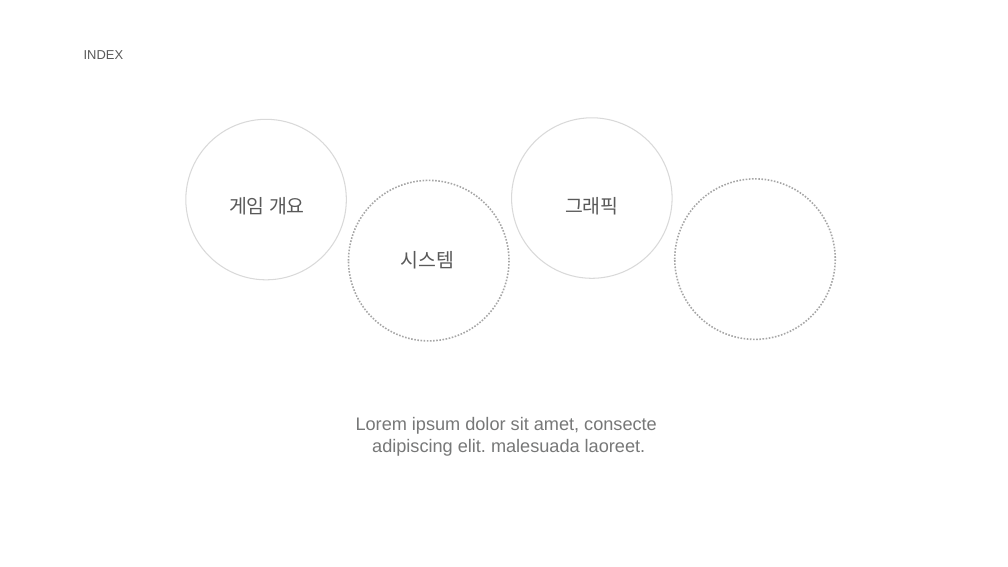
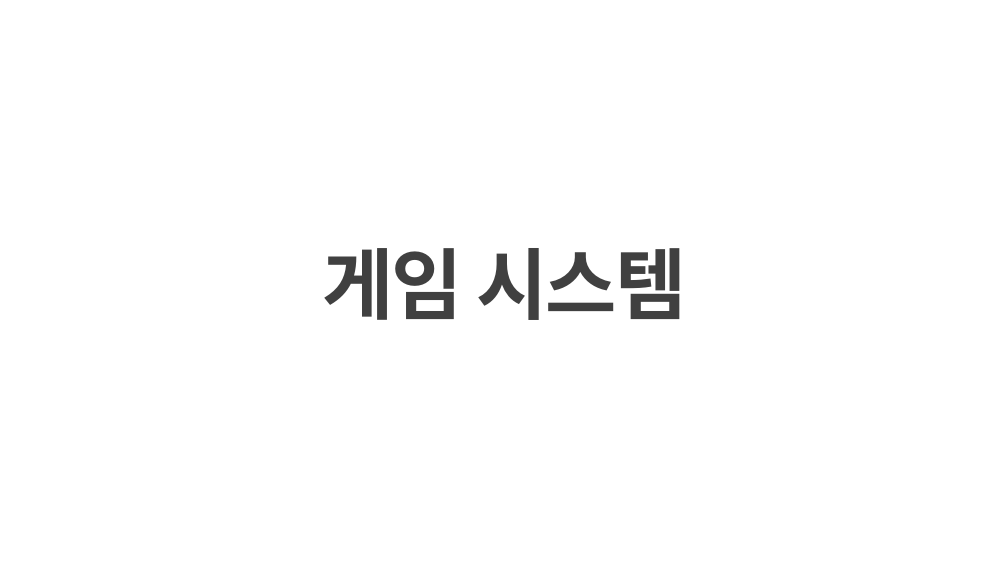
Before and after one commit to KJGoody/Daemonis, a slide deck: slide 8 of Deamonis(데모니스) 기획서/Daemonis PPT.pptx (slide 2 before the commit). Drawn at 1008x567 pixels with LibreOffice and Linux fonts; fonts in the diff are those of the drawing; background and template pictures are left out. Boxes give left, top, right and bottom in pixels: in the first picture for what was removed or moved away, otherwise in the second. Text is boxed around its words. In the diff, an @@ line names an element or a change of style, - is before the commit and + after.

```diff
--- a/Deamonis(데모니스) 기획서/Daemonis PPT.pptx
+++ b/Deamonis(데모니스) 기획서/Daemonis PPT.pptx
@@ text removed at bbox=[84, 50, 124, 59] @@
-INDEX
@@ ellipse removed at bbox=[186, 119, 346, 280] @@
@@ ellipse removed at bbox=[512, 118, 672, 278] @@
@@ ellipse removed at bbox=[675, 179, 836, 340] @@
@@ text removed at bbox=[229, 197, 305, 215] @@
-게임 개요
@@ ellipse removed at bbox=[349, 181, 509, 341] @@
@@ text removed at bbox=[565, 197, 619, 215] @@
-그래픽
@@ text at bbox=[322, 248, 687, 320]: text changed; size 18.4 to 73.8 pt; text colour #595959 to #404040; bold on @@
-시스템
+게임 시스템
@@ text removed at bbox=[356, 417, 657, 456] @@
-Lorem ipsum dolor sit amet, consecte
-adipiscing elit. malesuada laoreet.
```
Also in this commit, not shown: 3 other slides changed, 15 slides added, 11 slides removed.
